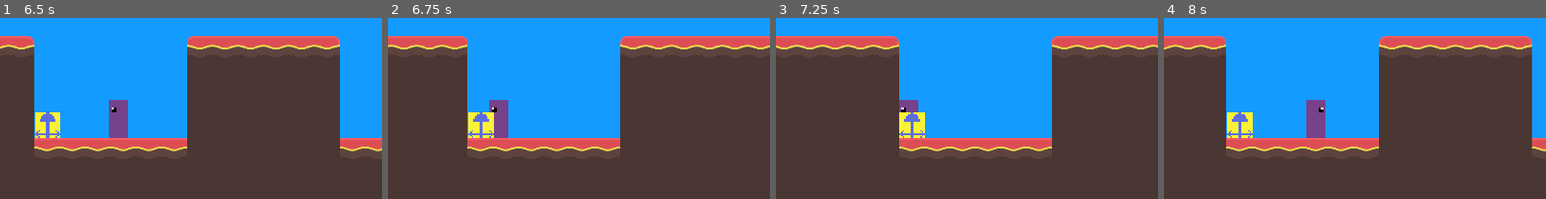
Above: before the commit, frames 1-4 (left to right).
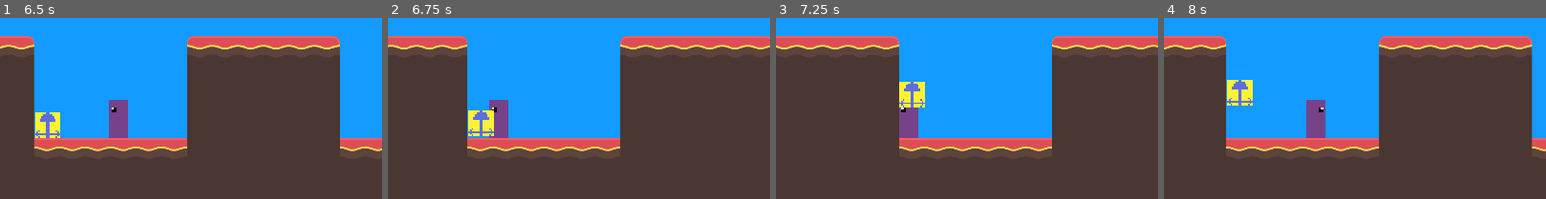
Above: after the commit, the same moments.

Repository: AidanCooper2003/AshenSkies
Game: Godot game, scene res://scenes/levels/playtest_level.tscn
Same seed, same stepped clock (60 frames per second), same inputs: the game is played once before the commit and once after it.
Inputs (mouse positions are % of the whole screen's width and height, from its top left):
- Up to frame 1 (6.5 s): move the mouse to (72, 53) at 0.52 s; press the mouse at (72, 53) at 0.53 s; hold D (Move Right) 0.53-2.03 s; tap Space (Jump) at 0.77, 1.52, 3.02, 3.77, 4.52, 6.02 s; move the mouse to (30, 65) at 1.27 s; release the mouse at (30, 65) at 1.28 s; right-click (30, 65) at 1.35 s; move the mouse to (60, 33) at 2.02 s; hold A (Move Left) 2.03-2.78 s; tap Mouse wheel down (SwapWeaponDown) at 2.1, 5.85 s; move the mouse to (45, 83) at 2.77 s; hold D (Move Right) 2.78-4.28 s; tap Mouse wheel up (SwapWeaponUp) at 2.85 s; move the mouse to (80, 77) at 3.52 s; hold E (Tertiary Fire) 3.53-4.28 s; move the mouse to (20, 41) at 4.27 s; hold A (Move Left) 4.28-5.03 s; click (20, 41) at 4.35 s; move the mouse to (55, 59) at 5.02 s; hold D (Move Right) 5.03-5.78 s; hold Right mouse button (Secondary Fire) 5.03-5.78 s; move the mouse to (35, 30) at 5.77 s; hold A (Move Left) from 5.78 s (still down)
- Up to frame 2 (6.75 s): keep holding A (Move Left); move the mouse to (72, 53) at 6.52 s; tap Mouse wheel up (SwapWeaponUp) at 6.6 s
- Up to frame 3 (7.25 s): keep holding A (Move Left); tap Space (Jump) at 6.77 s
- Up to frame 4 (8 s): move the mouse to (30, 65) at 7.27 s; release A (Move Left) at 7.28 s; hold D (Move Right) from 7.28 s (still down); tap E (Tertiary Fire) at 7.35 s; tap Space (Jump) at 7.52 s
The pictures show only the part of the screen within x 33-83%, y 31-81%; the shares and areas given below are measured in that part.

Frame 1 is identical in both runs. In frame 2, 0.4% of the frame differs, in the area x 21-28%, y 51-67%; in frame 3, 1.9%, in the area x 32-39%, y 35-67%; in frame 4, 1.9%.

Commit message:
Added changes that weren't saved before the last commit

Diff:
--- a/scenes/objects/enemies/territorial_jumper.tscn
+++ b/scenes/objects/enemies/territorial_jumper.tscn
@@ -60,6 +60,7 @@
 
 [node name="JumperComponent" parent="." node_paths=PackedStringArray("_character_body_2d", "_gravity_component") instance=ExtResource("5_16e0a")]
 _character_body_2d = NodePath("..")
+_jump_force = 400.0
 _gravity_component = NodePath("../GravityComponent")
 
 [node name="GravityComponent" type="Node2D" parent="." node_paths=PackedStringArray("_character_body_2d")]
